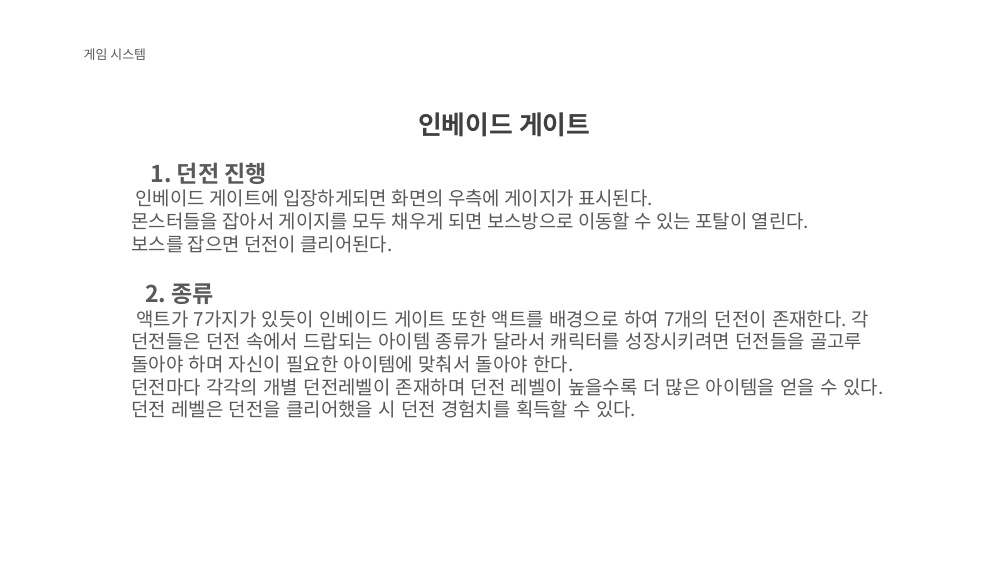
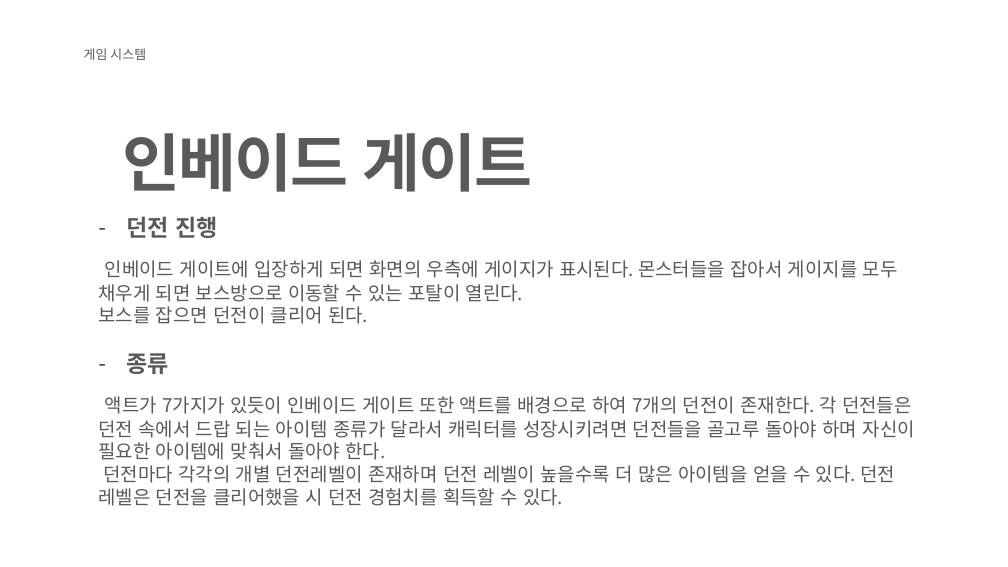
Before and after one commit to KJGoody/Daemonis, a slide deck: slide 9 of Deamonis(데모니스) 기획서/Daemonis PPT.pptx. Drawn at 1008x567 pixels with LibreOffice and Linux fonts; fonts in the diff are those of the drawing; background and template pictures are left out. Boxes give left, top, right and bottom in pixels: in the first picture for what was removed or moved away, otherwise in the second. Text is boxed around its words. In the diff, an @@ line names an element or a change of style, - is before the commit and + after.

```diff
--- a/Deamonis(데모니스) 기획서/Daemonis PPT.pptx
+++ b/Deamonis(데모니스) 기획서/Daemonis PPT.pptx
@@ text "인베이드 게이트": place and size @@
-text "인베이드 게이트" at (418, 112, 590, 137)
+text "인베이드 게이트" at (122, 133, 532, 192)
@@ text "인베이드 게이트" at (122, 133, 532, 192): size 24.6 to 60 pt, text colour #404040 to #5A5A5A, letter spacing 0 to -1.8 pt @@
@@ text "던전 진행": place and size @@
-text "던전 진행" at (131, 162, 883, 418)
+text "던전 진행" at (98, 216, 915, 506)
@@ text at (98, 216, 915, 460): text changed @@
-1. 던전 진행
-인베이드 게이트에 입장하게되면 화면의 우측에 게이지가 표시된다.
-몬스터들을 잡아서 게이지를 모두 채우게 되면 보스방으로 이동할 수 있는 포탈이 열린다.
-보스를 잡으면 던전이 클리어된다.
-2. 종류
-액트가 7가지가 있듯이 인베이드 게이트 또한 액트를 배경으로 하여 7개의 던전이 존재한다. 각 던전들은 던전 속에서 드랍되는 아이템 종류가 달라서 캐릭터를 성장시키려면 던전들을 골고루 돌아야 하며 자신이 필요한 아이템에 맞춰서 돌아야 한다.
+– 던전 진행
+인베이드 게이트에 입장하게 되면 화면의 우측에 게이지가 표시된다. 몬스터들을 잡아서 게이지를 모두 채우게 되면 보스방으로 이동할 수 있는 포탈이 열린다.
+보스를 잡으면 던전이 클리어 된다.
+– 종류
+액트가 7가지가 있듯이 인베이드 게이트 또한 액트를 배경으로 하여 7개의 던전이 존재한다. 각 던전들은 던전 속에서 드랍 되는 아이템 종류가 달라서 캐릭터를 성장시키려면 던전들을 골고루 돌아야 하며 자신이 필요한 아이템에 맞춰서 돌아야 한다.
```
Also in this commit, not shown: 18 other slides changed.
